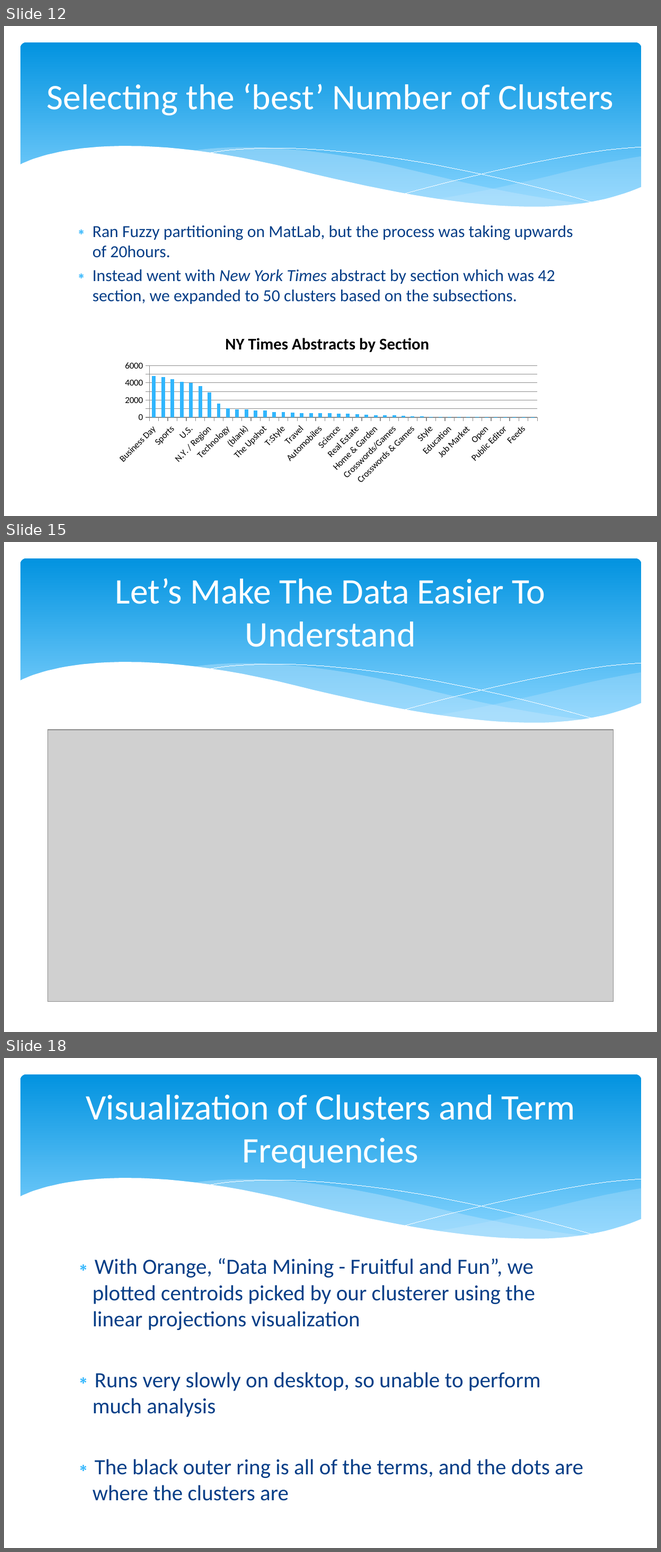
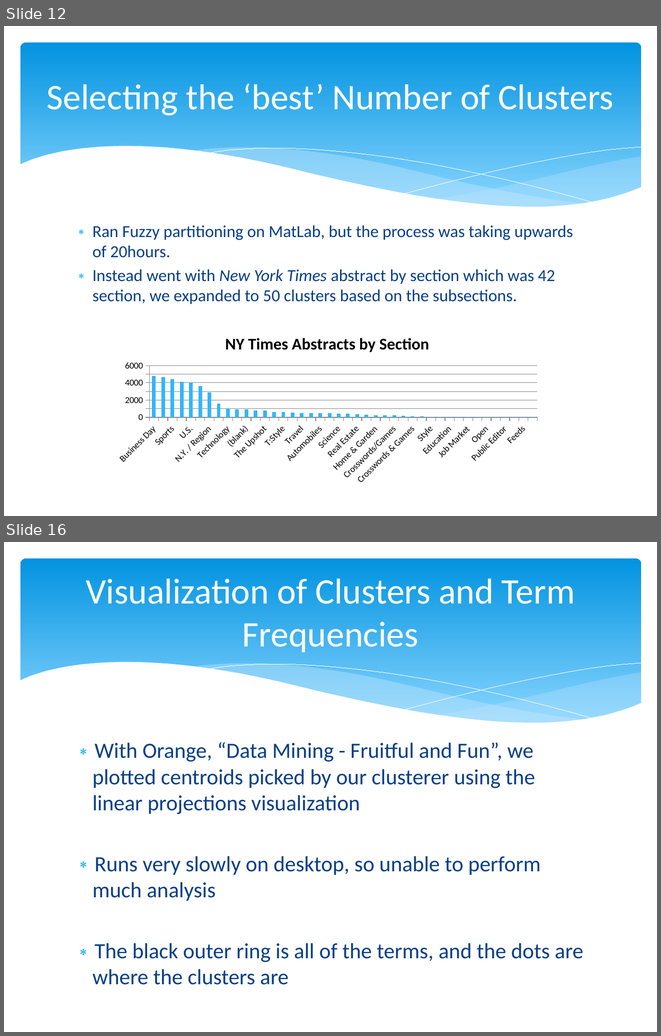
Before and after one commit to Mletter1/Challenge1, a slide deck: Presentation.pptx. Shown one above the other, each under a label of ours: slides 12, 15 and 18 before the commit, slides 12 and 16 after it; the slides between them are not shown. The pictures are 661x1552 and 661x1036 pixels, drawn with LibreOffice and Linux fonts; fonts in the diff are those of the drawing; grey boxes stand for pictures. Boxes give left, top, right and bottom in pixels: in the first picture for what was removed or moved away, otherwise in the second. Text is boxed around its words. In the diff, an @@ line names an element or a change of style, - is before the commit and + after.

```diff
--- a/Presentation.pptx
+++ b/Presentation.pptx
@@ slide 15 removed at bbox=[4, 542, 657, 1032], background #FFFFFF; not listed: 6 template elements that a slide beside it also shows @@
@@ title removed at bbox=[115, 578, 546, 647] @@
-Let’s Make The Data Easier To Understand
@@ picture removed at bbox=[48, 730, 613, 1001] @@
@@ what was slide 18 is now slide 16 @@
```
Also in this commit, not shown: 9 slides changed, 2 slides added, 1 other slide removed.
